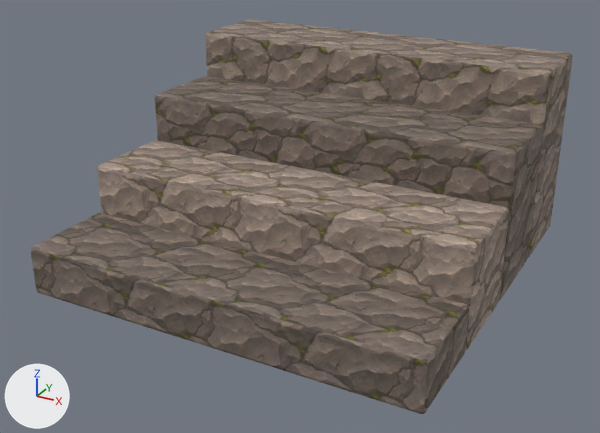
The glTF model assets/models/build/foundation_steps__cut_stone.glb: old version first, new version second.
Rendered twice from a camera (50 mm lens) standing at (1.83, -3.48, 1.96) and looking at (-0.02, -0.12, 0.28). Every picture has the same lights, and +X, +Y and +Z are marked at lower left. The first picture is the older version. Vertices at exactly the same position are counted once.

Names of what the first picture shows: 'model'.
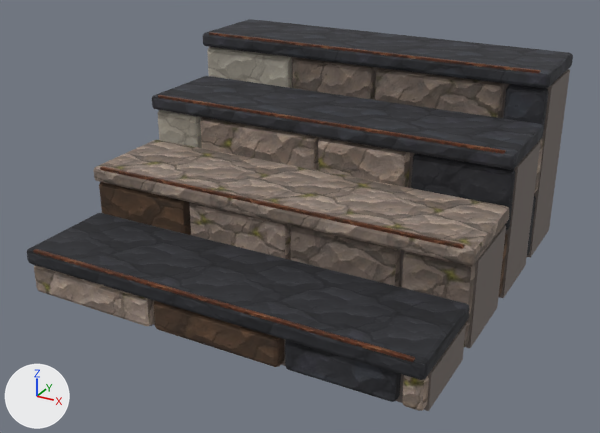
The change, as a list of edits to the scene's bpy script:
```text
Add mat_basalt_b:
    mat_basalt_b = principled_material('basalt_b')
    mat_basalt_b.texture = img_basalt_b
    mat_basalt_b.roughness = 0.9
Add mat_basalt_a:
    mat_basalt_a = principled_material('basalt_a')
    mat_basalt_a.texture = img_basalt_a
    mat_basalt_a.roughness = 0.9
Change me_cube_003:
    remove me_cube_003.from_pydata(...)  # 224 vertices, 432 faces; spans x -1.0..1.0, y -1.0..1.0, z 0.0..1.0
    add me_cube_003.from_pydata(...)  # 2116 vertices, 4080 faces; spans x -1.0..1.0, y -1.02..1.01, z 0.0..1.0
    me_cube_003 part 1: the loose piece of 56 vertices spanning x -1.0..1.0, y 0.0..0.5, z 0.0..0.75 is copied, and the copy is scaled about its middle by (0.959, 0.0332, 0.0625), then moved by (0.0, 0.25, 0.6), in mat_copper_b (picture img_copper_b); it spans x -0.95..0.95, y 0.49..0.5, z 0.96..1.0
    me_cube_003 part 2: the loose piece of 56 vertices spanning x -1.0..1.0, y -1.0..-0.5, z 0.0..0.25 is copied, and the copy is scaled about its middle by (0.959, 0.0332, 0.2), then moved by (0.0, -0.26, 0.1), in mat_copper_b (picture img_copper_b); it spans x -0.95..0.95, y -1.01..-1.0, z 0.2..0.25
    me_cube_003 part 3: the loose piece of 56 vertices spanning x -1.0..1.0, y -1.0..-0.5, z 0.0..0.25 is copied, and the copy is scaled about its middle by (0.959, 0.0332, 0.2), then moved by (0.0, 0.25, 0.35), in mat_copper_b (picture img_copper_b); it spans x -0.95..0.95, y -0.51..-0.5, z 0.45..0.5
    me_cube_003 part 4: the loose piece of 56 vertices spanning x -1.0..1.0, y -0.5..0.0, z 0.0..0.5 is copied, and the copy is scaled about its middle by (0.959, 0.0332, 0.0953), then moved by (0.0, 0.25, 0.48), in mat_copper_b (picture img_copper_b); it spans x -0.95..0.95, y -0.01..0.0, z 0.71..0.75
    me_cube_003 part 5: a new loose piece, a box spanning x -1.0..1.0, y -0.95..-0.55, z 0.0..0.17, in mat_charcoal__0_50 (grey #766c67)
    me_cube_003 part 6: a new loose piece, a box spanning x -1.0..1.0, y -0.45..-0.05, z 0.0..0.42, in mat_charcoal__0_50 (grey #766c67)
    me_cube_003 part 7: the loose piece of 56 vertices spanning x -1.0..1.0, y -1.0..-0.5, z 0.0..0.25 is copied, and the copy is scaled about its middle by (0.238, 0.987, 0.562), then moved by (0.63, 0.0, -0.04), in mat_basalt_a (picture img_basalt_a); it spans x 0.38..0.88, y -0.99..-0.51, z 0.01..0.16
    me_cube_003 part 8: the loose piece of 56 vertices spanning x -1.0..1.0, y 0.0..0.5, z 0.0..0.75 is copied, and the copy is scaled about its middle by (0.0887, 1.03, 0.282), then moved by (0.89, 0.5, 0.42), in mat_basalt_a (picture img_basalt_a); it spans x 0.79..0.99, y 0.5..1.0, z 0.68..0.91
    me_cube_003 part 9: the loose piece of 56 vertices spanning x -1.0..1.0, y 0.5..1.0, z 0.0..1.0 is copied, and the copy is scaled about its middle by (0.232, 0.994, 0.286), then moved by (0.75, -0.5, 0.01), in mat_basalt_b (picture img_basalt_b); it spans x 0.51..0.99, y 0.01..0.49, z 0.36..0.66
    me_cube_003 part 10: the loose piece of 56 vertices spanning x -1.0..1.0, y 0.5..1.0, z 0.0..1.0 is copied, and the copy is scaled about its middle by (0.34, 1.04, 0.286), then moved by (-0.35, -0.5, 0.01); it spans x -0.7..0.0, y 0.0..0.5, z 0.36..0.66
    me_cube_003 part 11: the loose piece of 56 vertices spanning x -1.0..1.0, y 0.5..1.0, z 0.0..1.0 is copied, and the copy is scaled about its middle by (0.226, 1.05, 0.286), then moved by (0.25, -0.5, 0.01); it spans x 0.02..0.49, y -0.01..0.51, z 0.36..0.66
    me_cube_003 part 12: the loose piece of 56 vertices spanning x -1.0..1.0, y -0.5..0.0, z 0.0..0.5 is copied, and the copy is scaled about its middle by (0.257, 0.984, 0.791), then moved by (0.39, 0.0, -0.04), in mat_stone_b (picture img_stone_b); it spans x 0.13..0.66, y -0.49..-0.01, z 0.01..0.41
    me_cube_003 part 13: the loose piece of 56 vertices spanning x -1.0..1.0, y 0.0..0.5, z 0.0..0.75 is copied, and the copy is multiplied about its middle by the matrix ((0.235, 0.0, -0.003), (0.0, 1.001, 0.0), (0.002, -0.001, 0.282)), then moved by (-0.17, 0.5, 0.42); it spans x -0.42..0.07, y 0.5..1.0, z 0.68..0.91
    me_cube_003 part 14: the loose piece of 56 vertices spanning x -1.0..1.0, y 0.0..0.5, z 0.0..0.75 is copied, and the copy is scaled about its middle by (0.333, 1.01, 0.282), then moved by (0.43, 0.5, 0.42); it spans x 0.09..0.77, y 0.5..1.0, z 0.68..0.91
    me_cube_003 part 15: 107 vertices moved from x -1.0..1.0, y -1.0..0.99, z 0.0..1.0 to x -1.0..1.0, y -1.02..1.0, z 0.01..1.0; 56 vertices removed from x -1.0..1.0, y -0.5..1.0, z 0.0..0.98; 1092 vertices added at x -1.0..1.0, y -1.0..1.01, z 0.0..0.98
    me_cube_003 part 16: 34 faces spanning x -1.0..1.0, y 0.49..1.0, z 0.98..1.0 switch from mat_stone_a (picture img_stone_a) to mat_basalt_a (picture img_basalt_a)
    me_cube_003 part 17: 33 faces spanning x -1.0..1.0, y -0.01..0.5, z 0.73..0.75 switch from mat_stone_b (picture img_stone_b) to mat_basalt_a (picture img_basalt_a)
    me_cube_003 part 18: 108 faces spanning x -1.0..1.0, y -1.02..-0.5, z 0.17..0.25 switch from mat_stone_b (picture img_stone_b) to mat_basalt_b (picture img_basalt_b)
    me_cube_003 part 19: 58 faces spanning x -1.0..1.0, y -0.52..0.0, z 0.42..0.5 switch from mat_stone_c (picture img_stone_c) to mat_stone_a (picture img_stone_a)
    other edits to the shape of me_cube_003 do not show in these pictures
    add me_cube_003.materials.append(mat_copper_b)  # picture img_copper_b
    add me_cube_003.materials.append(mat_charcoal__0_50)  # grey #766c67
    add me_cube_003.materials.append(mat_brownrock_b)  # picture img_brownrock_b
    add me_cube_003.materials.append(mat_brownrock_a)  # picture img_brownrock_a
    add me_cube_003.materials.append(mat_limestone_c)  # picture img_limestone_c
```

Pixel boxes [x1, y1, x2, y2] of what changed, in the pictures (600 x 433 px):
'model', reshaped: before [31, 19, 573, 414]; after [27, 19, 573, 411]
part 1 of me_cube_003, added: after [209, 32, 541, 73]
part 2 of me_cube_003, added: after [33, 249, 415, 362]
part 3 of me_cube_003, added: after [100, 166, 465, 249]
part 4 of me_cube_003, added: after [158, 95, 506, 154]
part 5 of me_cube_003, added: after [153, 323, 466, 411]
part 6 of me_cube_003, added: after [189, 202, 506, 348]
part 7 of me_cube_003, added: after [285, 340, 401, 402]
part 8 of me_cube_003, added: after [503, 84, 549, 130]
part 9 of me_cube_003, added: after [411, 154, 515, 231]
part 10 of me_cube_003, added (brown): after [200, 118, 319, 170]
part 11 of me_cube_003, added (brown): after [318, 138, 410, 187]
part 12 of me_cube_003, added (brown): after [290, 225, 401, 287]
part 13 of me_cube_003, added (brown): after [293, 58, 375, 100]
part 14 of me_cube_003, added (brown): after [375, 68, 504, 118]
part 15 of me_cube_003, built on: before [97, 33, 573, 300]; after [34, 34, 573, 411]
part 16 of me_cube_003, recoloured (darker): [206, 19, 573, 75] in both
part 17 of me_cube_003, recoloured (brown to black): [156, 76, 543, 156] in both
part 18 of me_cube_003, recoloured (brown to black): before [31, 213, 469, 414]; after [27, 213, 469, 380]
part 19 of me_cube_003, recoloured: before [97, 140, 509, 350]; after [94, 140, 509, 265]
